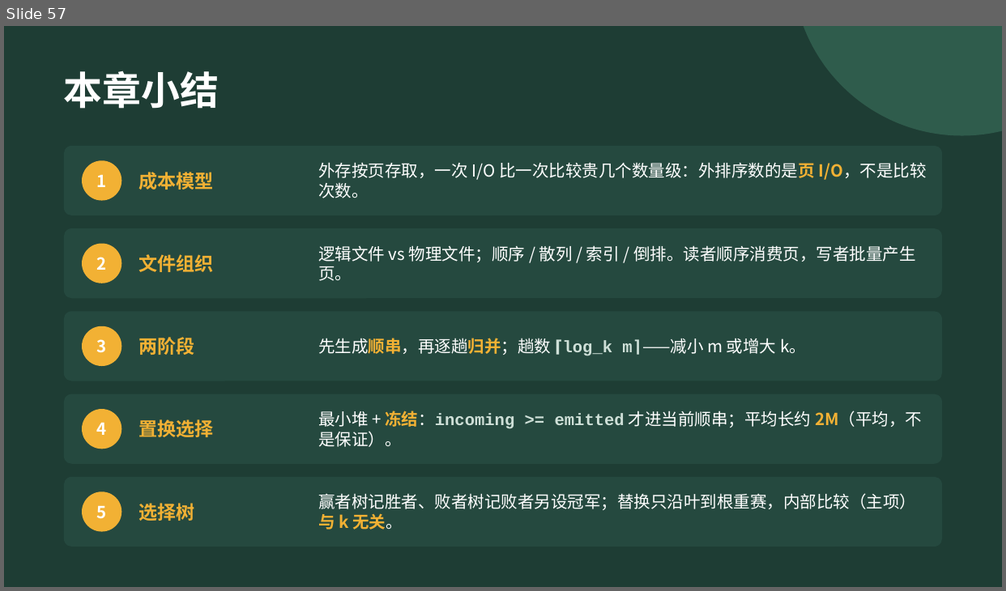
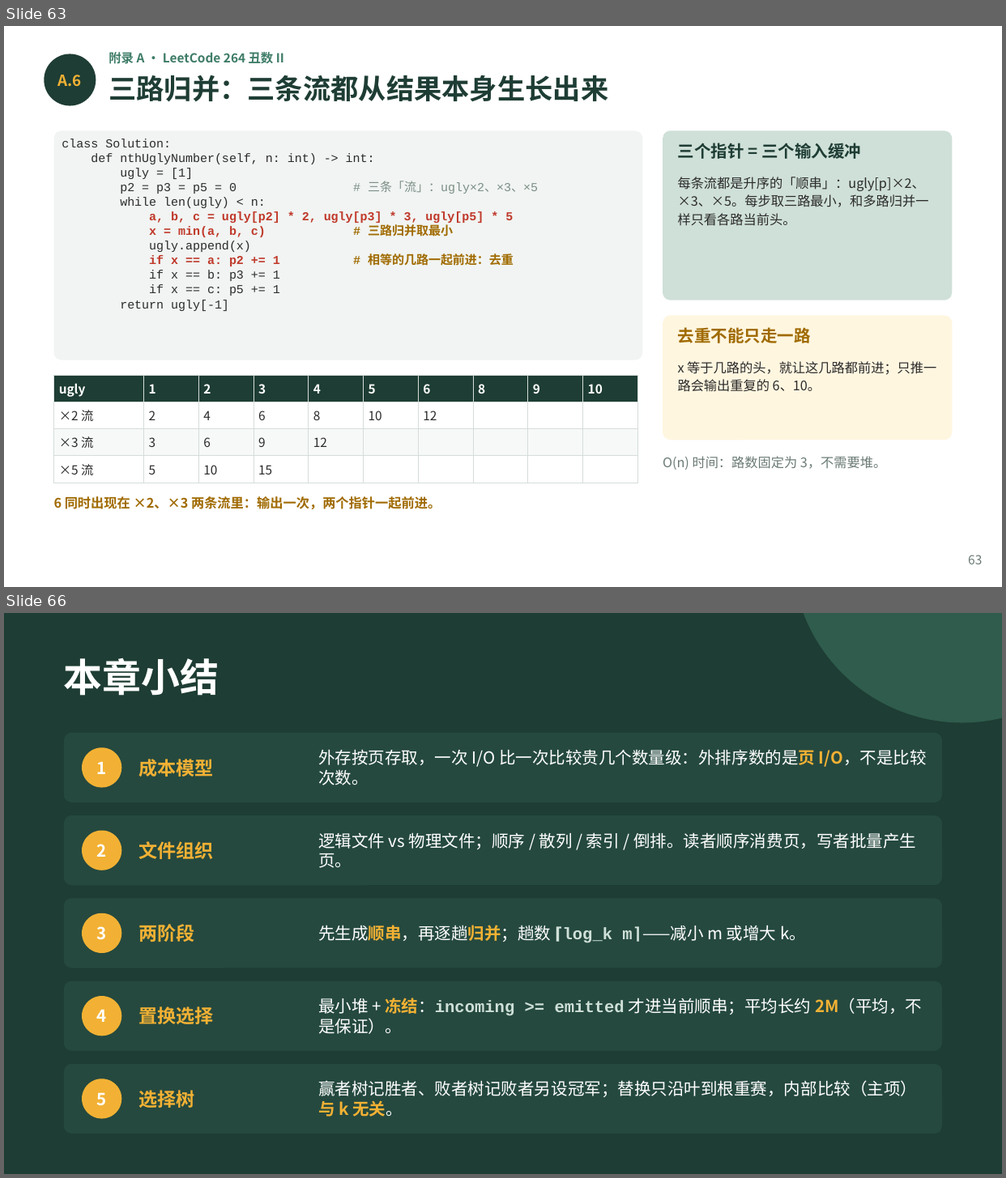
Before and after one commit to GMyhf/2026fall-cs201, a slide deck: courseware/202609_DSA_09_External_Sort.pptx. Shown one above the other, each under a label of ours: slide 57 before the commit, slides 63 and 66 after it; the slides between them are not shown. The pictures are 1006x591 and 1006x1178 pixels, drawn with LibreOffice and Linux fonts; fonts in the diff are those of the drawing. Boxes give left, top, right and bottom in pixels: in the first picture for what was removed or moved away, otherwise in the second. Text is boxed around its words. In the diff, an @@ line names an element or a change of style, - is before the commit and + after.

```diff
--- a/courseware/202609_DSA_09_External_Sort.pptx
+++ b/courseware/202609_DSA_09_External_Sort.pptx
@@ slide 63 added at (4,26,1002,587), background #FFFFFF @@
@@ ellipse added at (44,54,96,106), fill #1E3D34 @@
@@ text added at (108,52,284,64), 9 pt, text #3E7C68, bold @@
+附录 A · LeetCode 264 丑数 II
@@ text added at (58,75,82,86), 11 pt, text #F2B134, bold @@
+A.6
@@ text added at (108,75,608,102), 20 pt, text #1E3D34, bold @@
+三路归并：三条流都从结果本身生长出来
@@ rounded rectangle added at (54,130,642,361), fill #F1F4F2 @@
@@ text added at (62,139,538,311), 8.8 pt, text #2B2B2B @@
+class Solution:
+def nthUglyNumber(self, n: int) -> int:
+ugly = [1]
+p2 = p3 = p5 = 0 # 三条「流」：ugly×2、×3、×5
+while len(ugly) < n:
+a, b, c = ugly[p2] * 2, ugly[p3] * 3, ugly[p5] * 5
+x = min(a, b, c) # 三路归并取最小
+ugly.append(x)
+if x == a: p2 += 1 # 相等的几路一起前进：去重
+if x == b: p3 += 1
+if x == c: p5 += 1
+return ugly[-1]
@@ rounded rectangle added at (663,130,952,301), fill #CFE0D8 @@
@@ text added at (678,143,861,159), 12 pt, text #1E3D34, bold @@
+三个指针 = 三个输入缓冲
@@ text added at (678,177,929,226), 9.5 pt, text #2B2B2B @@
+每条流都是升序的「顺串」：ugly[p]×2、×3、×5。每步取三路最小，和多路归并一样只看各路当前头。
@@ rounded rectangle added at (663,315,952,440), fill #FFF6E0 @@
@@ text added at (678,327,811,344), 12 pt, text #A06A00, bold @@
+去重不能只走一路
@@ text added at (678,361,936,392), 9.5 pt, text #2B2B2B @@
+x 等于几路的头，就让这几路都前进；只推一路会输出重复的 6、10。
@@ table added at (54,375,637,479), 4 rows, 10 columns @@
+ugly | 1 | 2 | 3 | 4 | 5 | 6 | 8 | 9 | 10
+×2 流 | 2 | 4 | 6 | 8 | 10 | 12 |  |  | 
+×3 流 | 3 | 6 | 9 | 12 |  |  |  |  | 
+×5 流 | 5 | 10 | 15 |  |  |  |  |  | 
@@ text added at (663,456,886,470), 9.5 pt, text #6B7B74 @@
+O(n) 时间：路数固定为 3，不需要堆。
@@ text added at (54,497,441,510), 9.5 pt, text #A06A00, bold @@
+6 同时出现在 ×2、×3 两条流里：输出一次，两个指针一起前进。
@@ text added at (968,555,982,565), 9 pt, text #6B7B74 @@
+63
@@ what was slide 57 is now slide 66 @@
```
Also in this commit, not shown: 2 slides changed, 8 other slides added, 2 other files.
